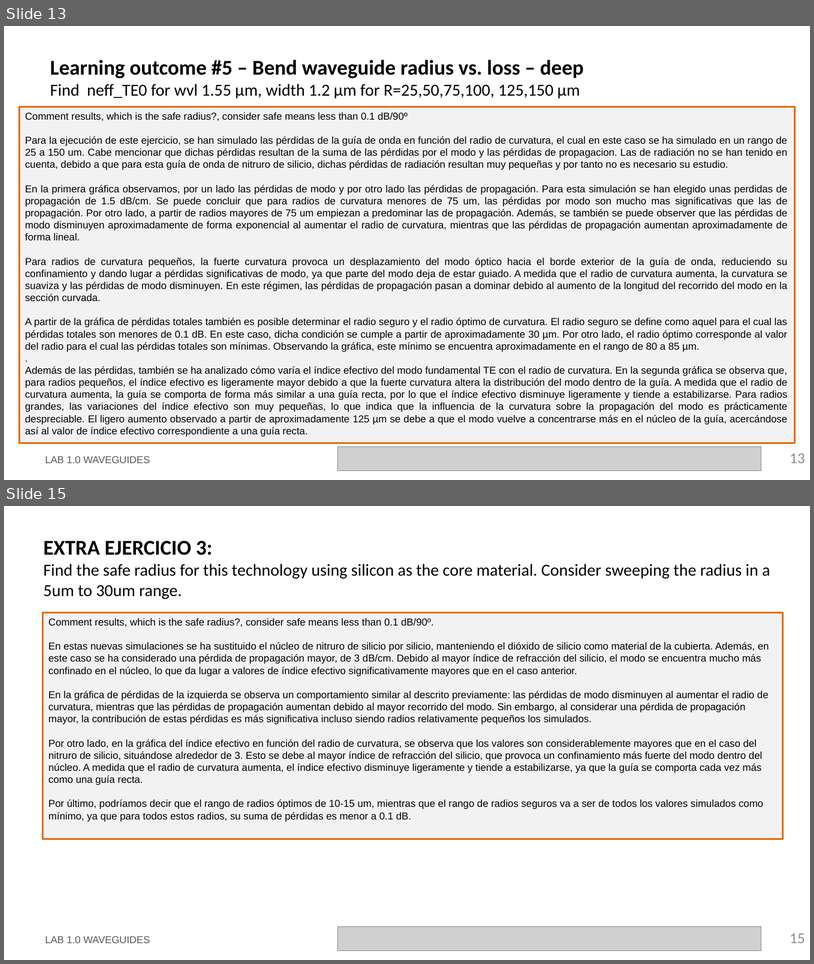
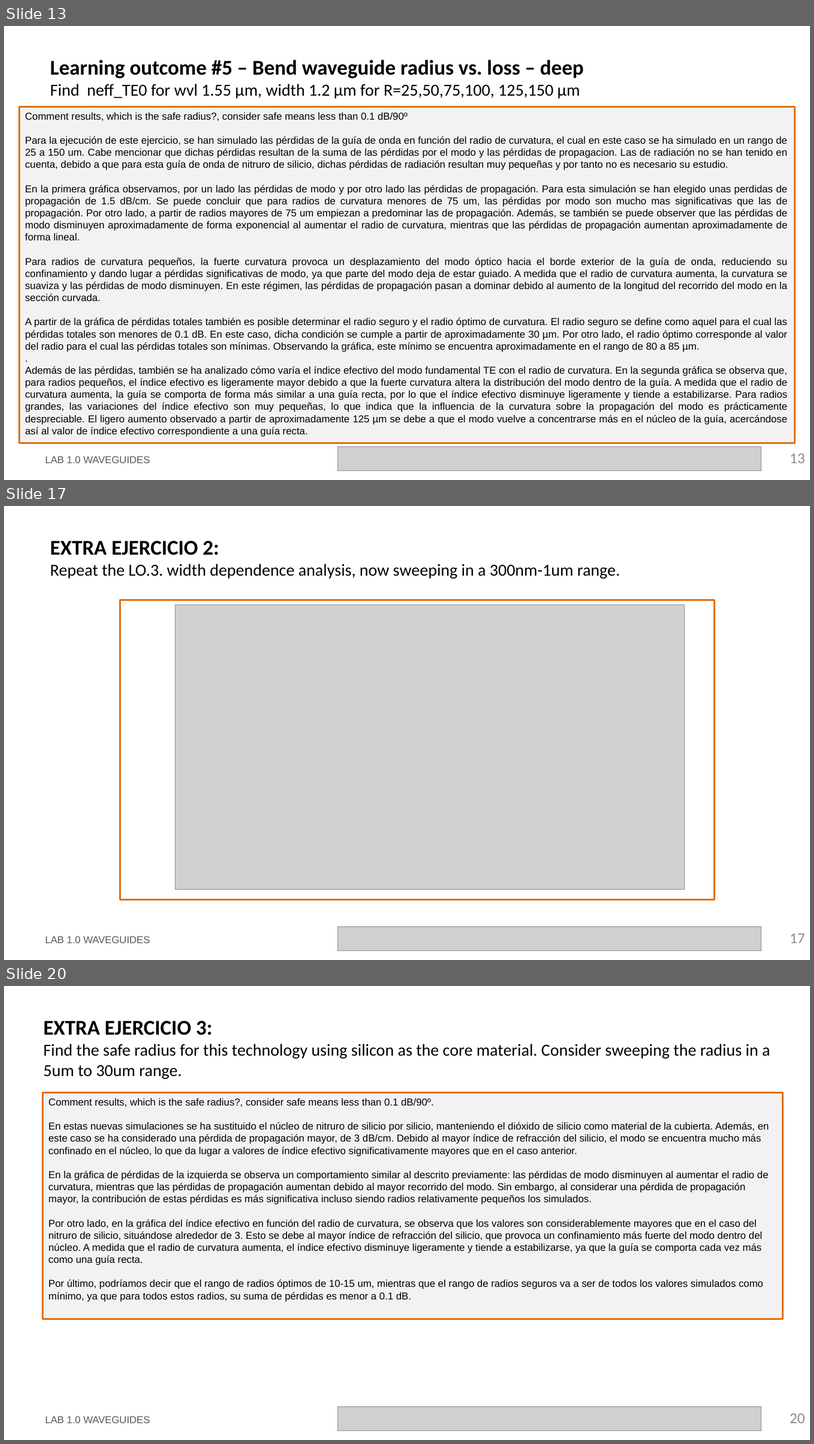
Before and after one commit to cccanvas-upv/cifoin-lab1, a slide deck: LabBook_10.pptx. Shown one above the other, each under a label of ours: slides 13 and 15 before the commit, slides 13, 17 and 20 after it; the slides between them are not shown. The pictures are 814x964 and 814x1444 pixels, drawn with LibreOffice and Linux fonts; fonts in the diff are those of the drawing; grey boxes stand for pictures; background and template pictures are left out. Boxes give left, top, right and bottom in pixels: in the first picture for what was removed or moved away, otherwise in the second. Text is boxed around its words. In the diff, an @@ line names an element or a change of style, - is before the commit and + after.

```diff
--- a/LabBook_10.pptx
+++ b/LabBook_10.pptx
@@ slide 17 added at (4, 506, 810, 960), background #FFFFFF @@
@@ title added at (50, 541, 620, 579), 20 pt, text #000000 @@
+EXTRA EJERCICIO 2:
+Repeat the LO.3. width dependence analysis, now sweeping in a 300nm-1um range.
@@ rectangle added at (120, 600, 715, 899), outline #E0700D 2.25 pt @@
@@ picture added at (175, 604, 685, 889) @@
@@ text added at (45, 936, 150, 943), 12 pt, text #585858 @@
+LAB 1.0 WAVEGUIDES
@@ picture added at (338, 927, 762, 951) @@
@@ page number added at (790, 933, 806, 943), 18 pt, text #8C8C8C @@
+17
@@ what was slide 15 is now slide 20 @@
@@ page number at (790, 1413, 806, 1423): text changed @@
-15
+20
```
Also in this commit, not shown: 4 slides changed, 4 other slides added, 1 other file.
